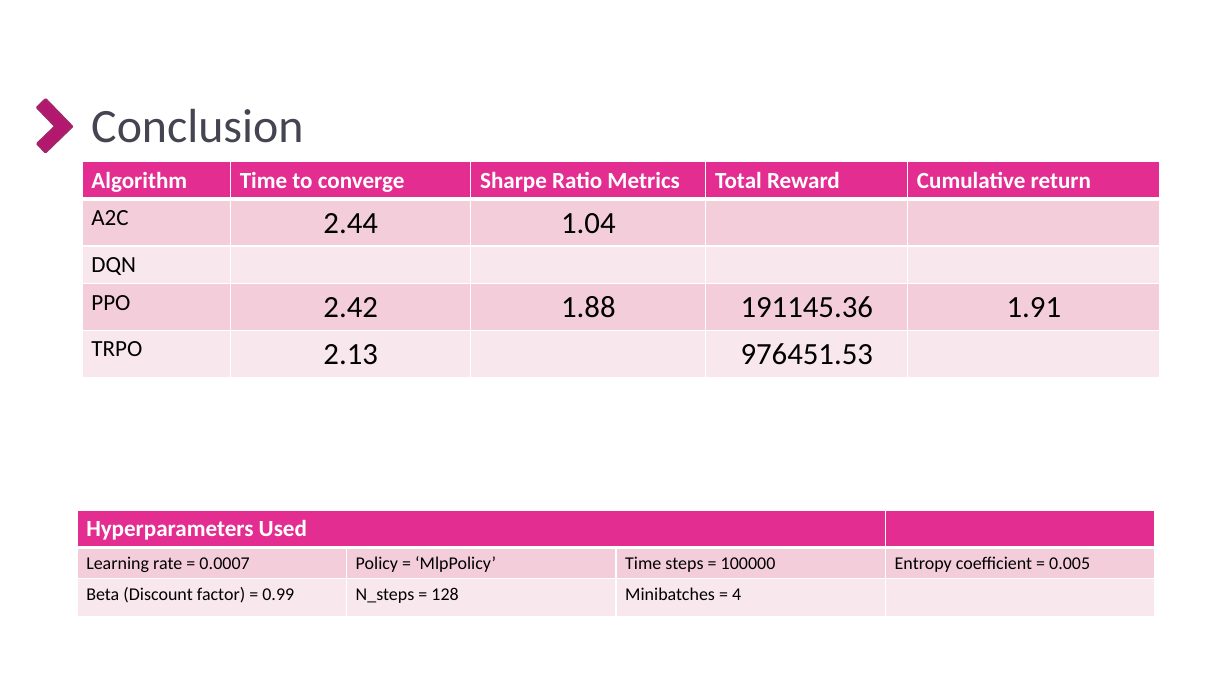
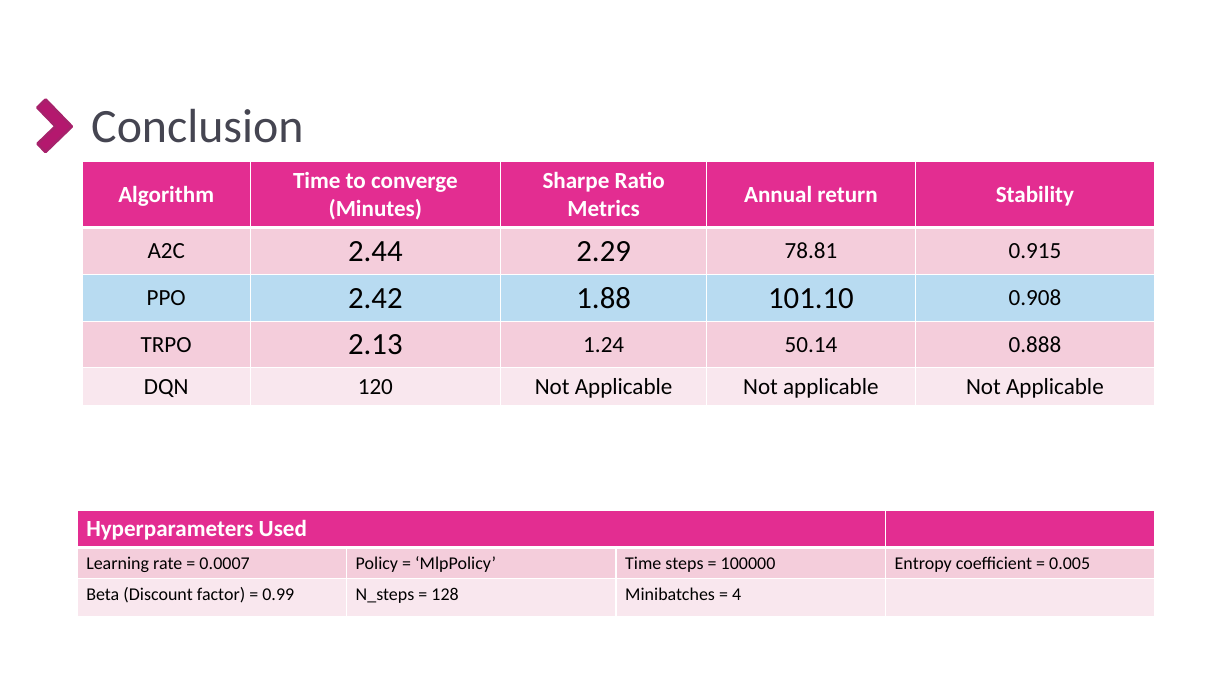
Before and after one commit to GPSV-Project/Reinforcement-Learning-Stock-Prediction, a slide deck: slide 25 of 3- Project Presentation/Final Single Stock Trading using RL agent.pptx. Drawn at 1232x693 pixels with LibreOffice and Linux fonts; fonts in the diff are those of the drawing; background and template pictures are left out. Boxes give left, top, right and bottom in pixels: in the first picture for what was removed or moved away, otherwise in the second. Text is boxed around its words. In the diff, an @@ line names an element or a change of style, - is before the commit and + after.

```diff
--- a/3- Project Presentation/Final Single Stock Trading using RL agent.pptx
+++ b/3- Project Presentation/Final Single Stock Trading using RL agent.pptx
@@ table at (82, 162, 1155, 430) @@
-row 1: Algorithm | Time to converge | Sharpe Ratio Metrics | Total Reward | Cumulative return
+row 1: Algorithm | Time to converge (Minutes) | Sharpe Ratio Metrics | Annual return | Stability
-row 2: A2C | 2.44 | 1.04 |  | 
+row 2: A2C | 2.44 | 2.29 | 78.81 | 0.915
-row 3: DQN |  |  |  | 
+row 3: PPO | 2.42 | 1.88 | 101.10 | 0.908
-row 4: PPO | 2.42 | 1.88 | 191145.36 | 1.91
+row 4: TRPO | 2.13 | 1.24 | 50.14 | 0.888
-row 5: TRPO | 2.13 |  | 976451.53 | 
+row 5: DQN | 120 | Not Applicable | Not applicable | Not Applicable
@@ fill #FAE8EE to #B8DBF1 in row 3 @@
@@ alignment left to centre @@
@@ table: place and size @@
-table at (82, 162, 1160, 430)
+table at (82, 162, 1155, 430)
```
Also in this commit, not shown: 1 other slide changed, 3 other files.
